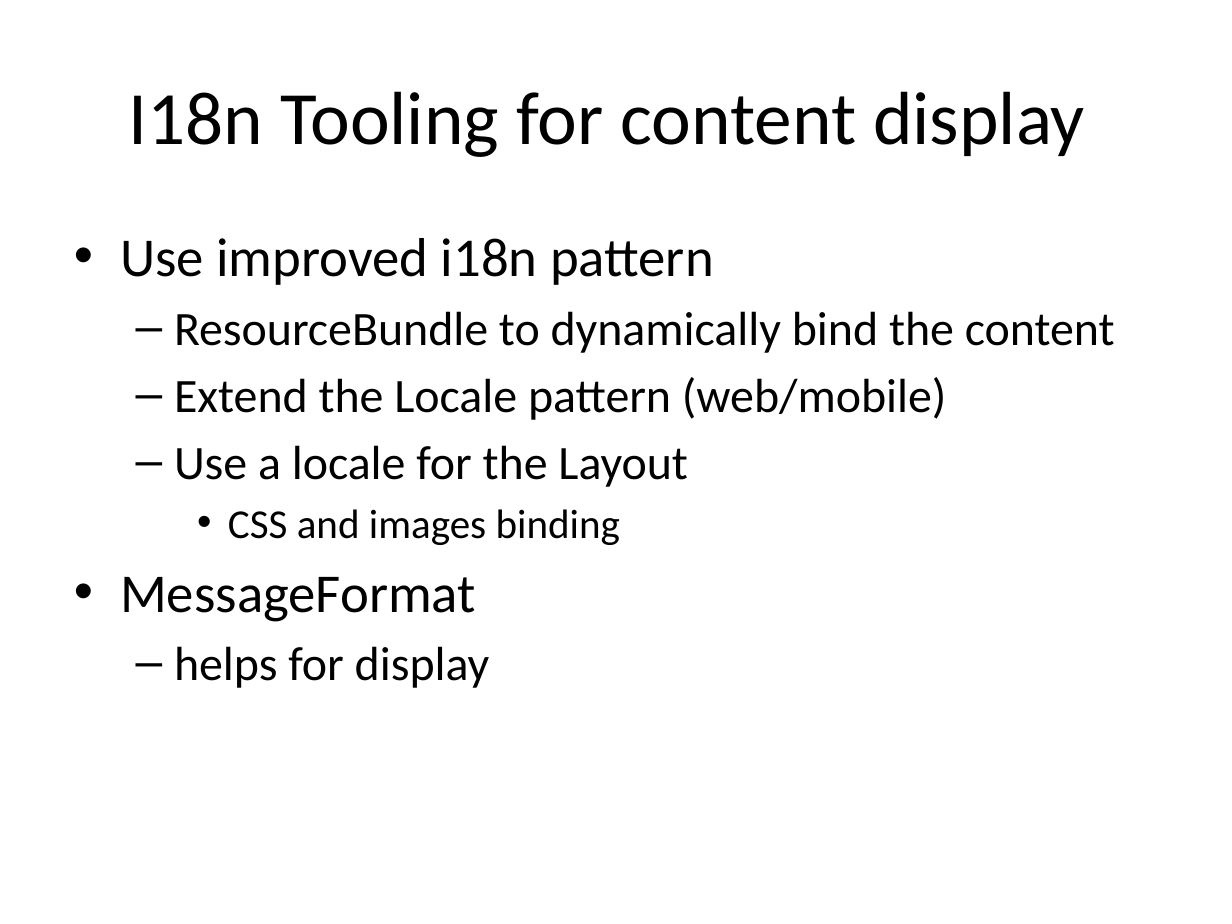
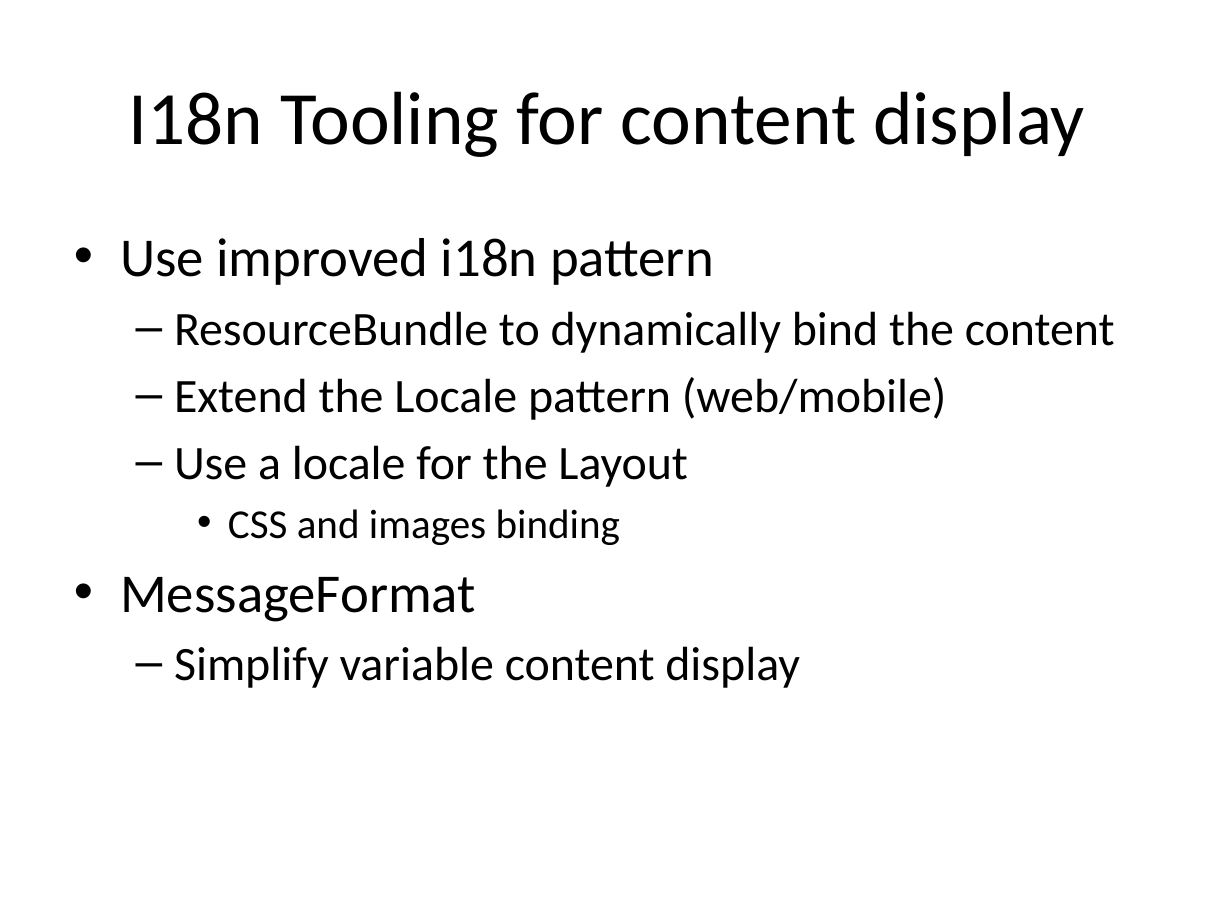
Before and after one commit to dbaeli/ez18n, a slide deck: slide 6 of ez18n-slides/javaone-2012/ez18n_javaone2012.pptx (slide 7 before the commit). Drawn at 1232x924 pixels with LibreOffice and Linux fonts; fonts in the diff are those of the drawing; background and template pictures are left out. Boxes give left, top, right and bottom in pixels: in the first picture for what was removed or moved away, otherwise in the second. Text is boxed around its words. In the diff, an @@ line names an element or a change of style, - is before the commit and + after.

```diff
--- a/ez18n-slides/javaone-2012/ez18n_javaone2012.pptx
+++ b/ez18n-slides/javaone-2012/ez18n_javaone2012.pptx
@@ text at box(174, 646, 800, 688): text changed @@
-  – helps for display
+  – Simplify variable content display
```
Also in this commit, not shown: 5 other slides changed, 2 slides removed.
